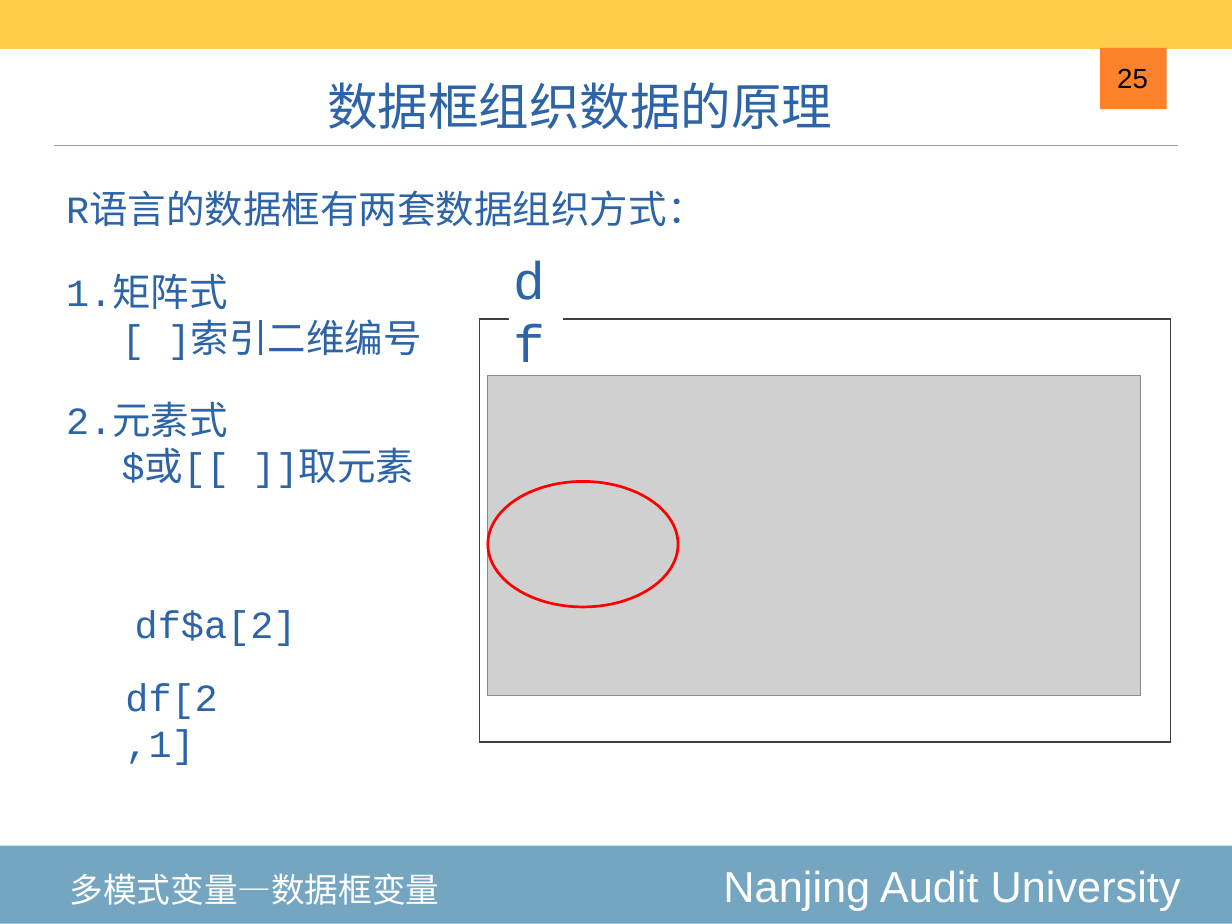
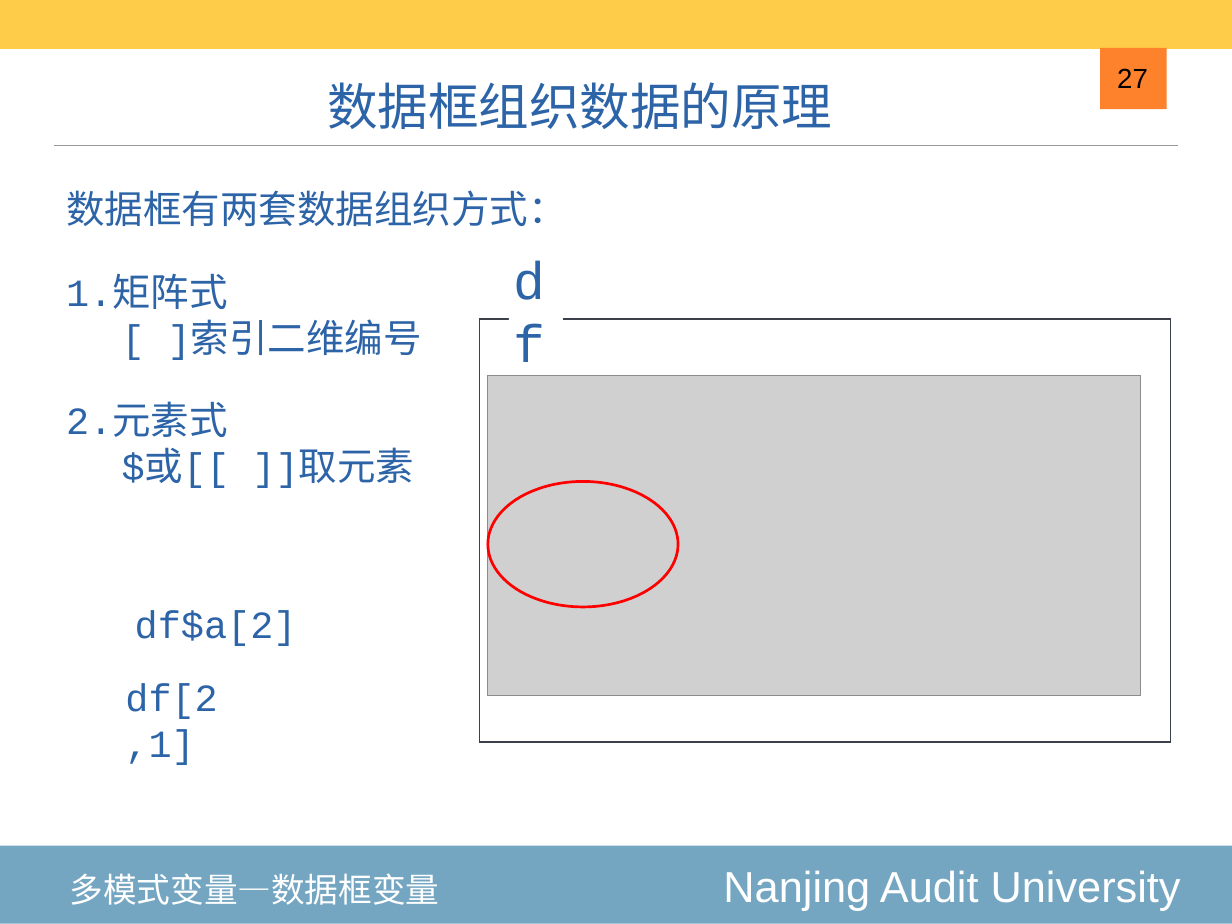
Before and after one commit to exoplanetX/DataAnalytics, a slide deck: slide 27 of 2020-3-高级数据结构.pptx (slide 25 before the commit). Drawn at 1232x924 pixels with LibreOffice and Linux fonts; fonts in the diff are those of the drawing; grey boxes stand for pictures. Boxes give left, top, right and bottom in pixels: in the first picture for what was removed or moved away, otherwise in the second. Text is boxed around its words. In the diff, an @@ line names an element or a change of style, - is before the commit and + after.

```diff
--- a/2020-3-高级数据结构.pptx
+++ b/2020-3-高级数据结构.pptx
@@ page number at (1117,68,1148,88): text changed @@
-25
+27
@@ text at (66,190,567,226): text changed @@
-R语言的数据框有两套数据组织方式：
+数据框有两套数据组织方式：
```
Also in this commit, not shown: 5 other slides changed, 2 slides added, 3 other files.
